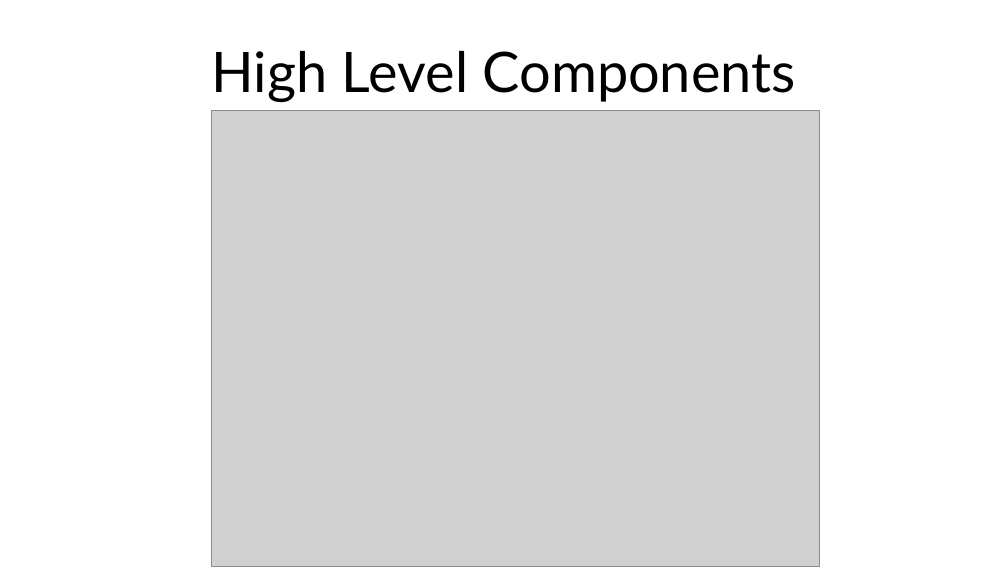
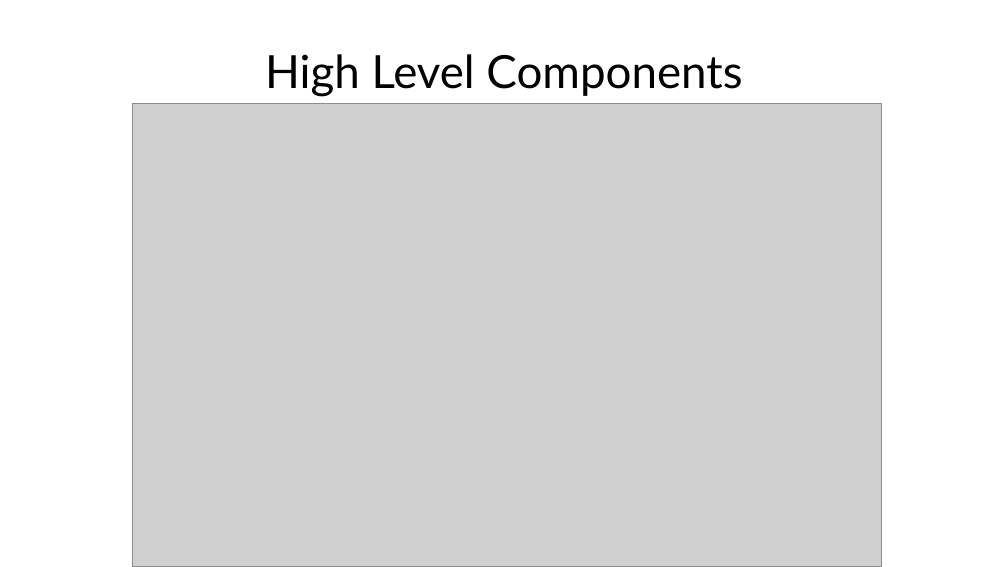
Before and after one commit to nicoDs96/recipes-SE, a slide deck: slide 4 of MACC APP SLIDES/tuna_pres.pptx. Drawn at 1008x567 pixels with LibreOffice and Linux fonts; fonts in the diff are those of the drawing; grey boxes stand for pictures. Boxes give left, top, right and bottom in pixels: in the first picture for what was removed or moved away, otherwise in the second. Text is boxed around its words. In the diff, an @@ line names an element or a change of style, - is before the commit and + after.

```diff
--- a/MACC APP SLIDES/tuna_pres.pptx
+++ b/MACC APP SLIDES/tuna_pres.pptx
@@ text "High Level Components" at (265, 54, 742, 97): size 44 to 36 pt @@
@@ picture: place and size @@
-picture at (211, 111, 820, 567)
+picture at (133, 103, 882, 567)
```
Also in this commit, not shown: 2 other slides changed, 2 slides added.
